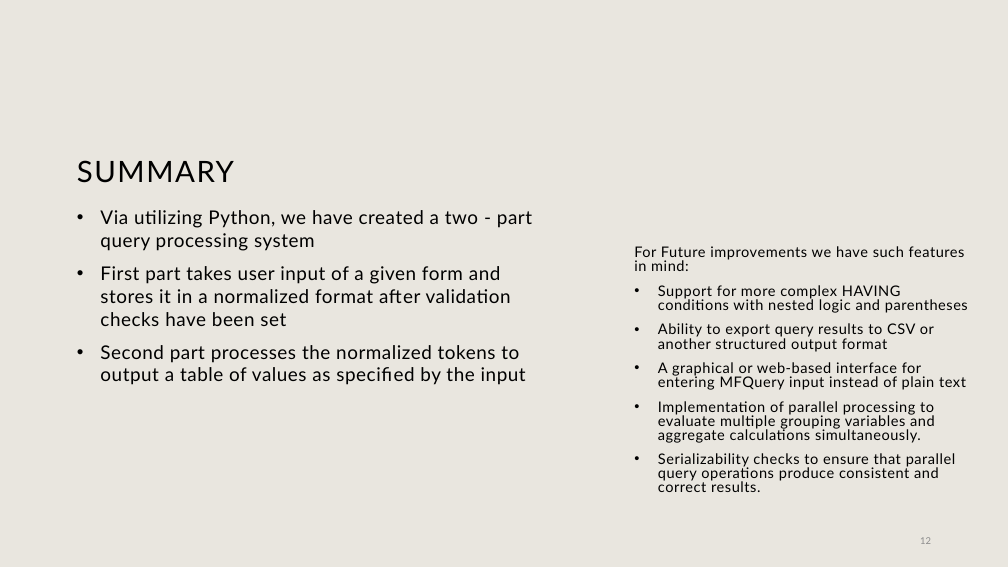
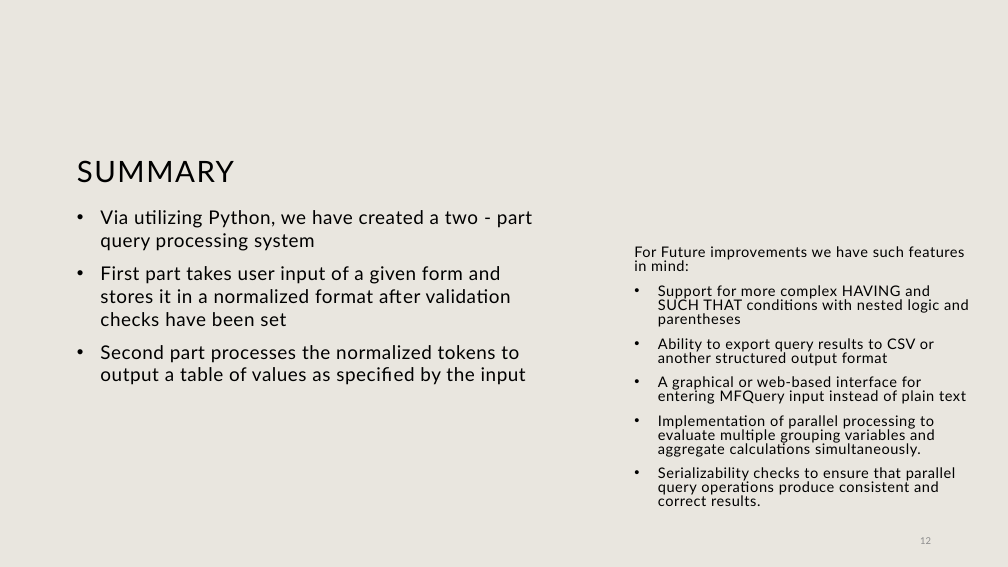
Before and after one commit to Dawnday91/CS_562_query_processing_engine, a slide deck: slide 12 of Team Amaan Presents.pptx. Drawn at 1008x567 pixels with LibreOffice and Linux fonts; fonts in the diff are those of the drawing; background and template pictures are left out. Boxes give left, top, right and bottom in pixels: in the first picture for what was removed or moved away, otherwise in the second. Text is boxed around its words. In the diff, an @@ line names an element or a change of style, - is before the commit and + after.

```diff
--- a/Team Amaan Presents.pptx
+++ b/Team Amaan Presents.pptx
@@ text at box(658, 285, 969, 327): text changed @@
-• Support for more complex HAVING conditions with nested logic and parentheses
+• Support for more complex HAVING and SUCH THAT conditions with nested logic and parentheses
```
Also in this commit, not shown: 2 other slides changed, 1 other file.
